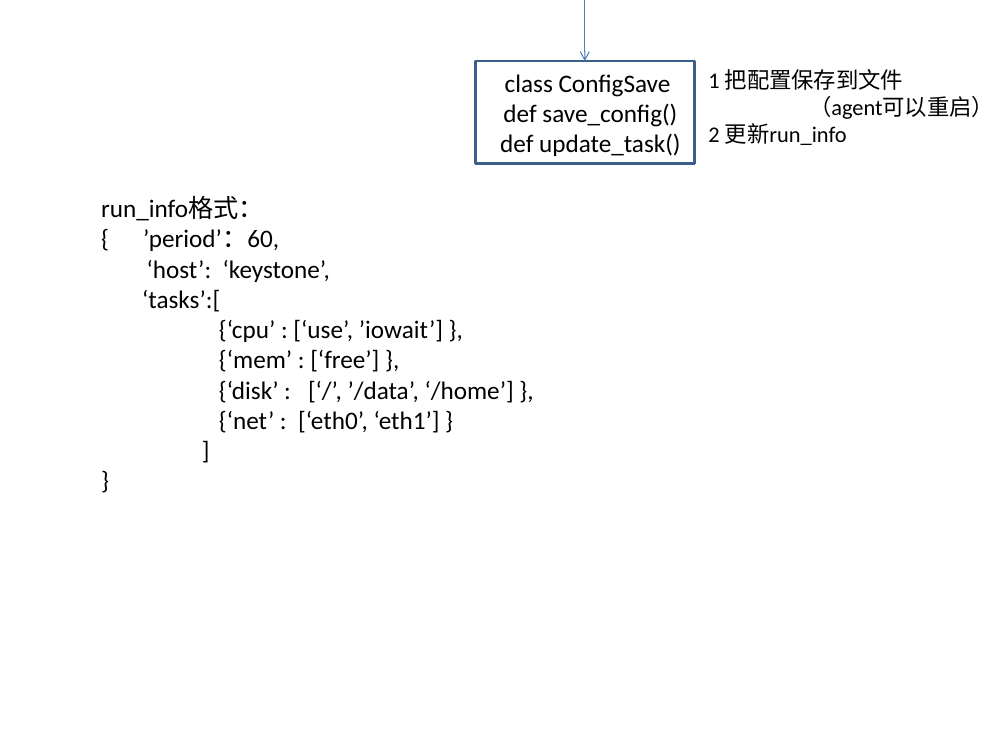
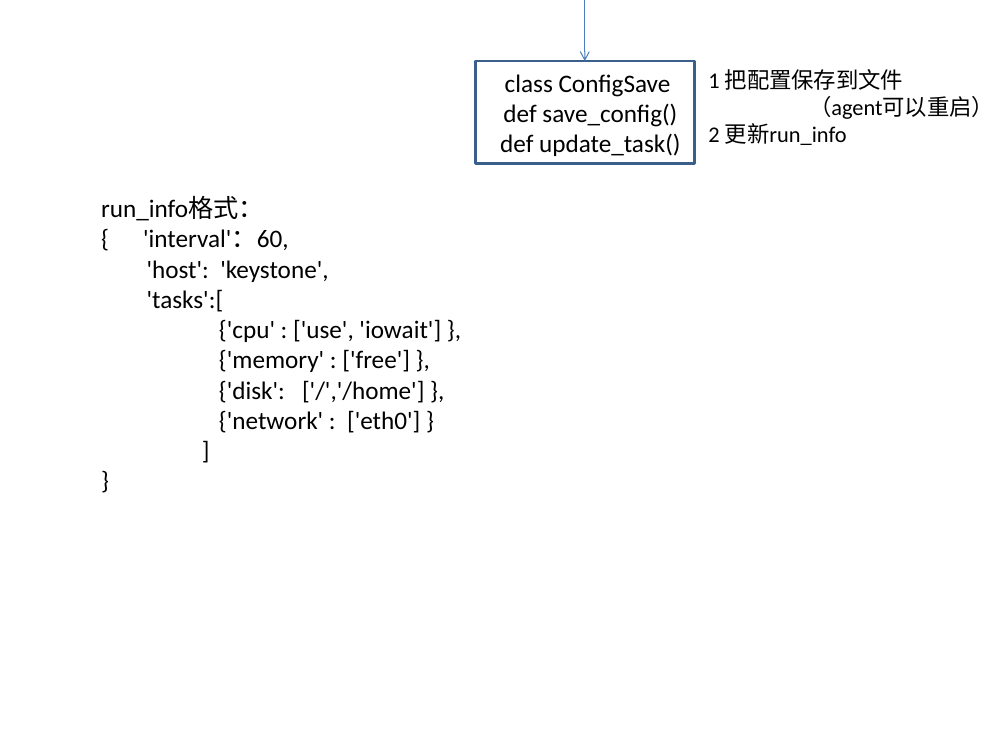
Before and after one commit to wsyx123/dcosauto, a slide deck: slide 5 of 监控设计.pptx. Drawn at 1008x756 pixels with LibreOffice and Linux fonts; fonts in the diff are those of the drawing. Boxes give left, top, right and bottom in pixels: in the first picture for what was removed or moved away, otherwise in the second. Text is boxed around its words. In the diff, an @@ line names an element or a change of style, - is before the commit and + after.

```diff
--- a/监控设计.pptx
+++ b/监控设计.pptx
@@ text at [143,229,441,433]: text changed @@
-{ ’period’：60,
-‘host’: ‘keystone’,
-‘tasks’:[
-{‘cpu’ : [‘use’, ’iowait’] },
-{‘mem’ : [‘free’] },
-{‘disk’ : [‘/’, ’/data’, ‘/home’] },
-{‘net’ : [‘eth0’, ‘eth1’] }
+{ 'interval'：60,
+'host': 'keystone',
+'tasks':[
+{'cpu' : ['use', 'iowait'] },
+{'memory' : ['free'] },
+{'disk': ['/','/home'] },
+{'network' : ['eth0'] }
```
Also in this commit, not shown: 13 other files.
